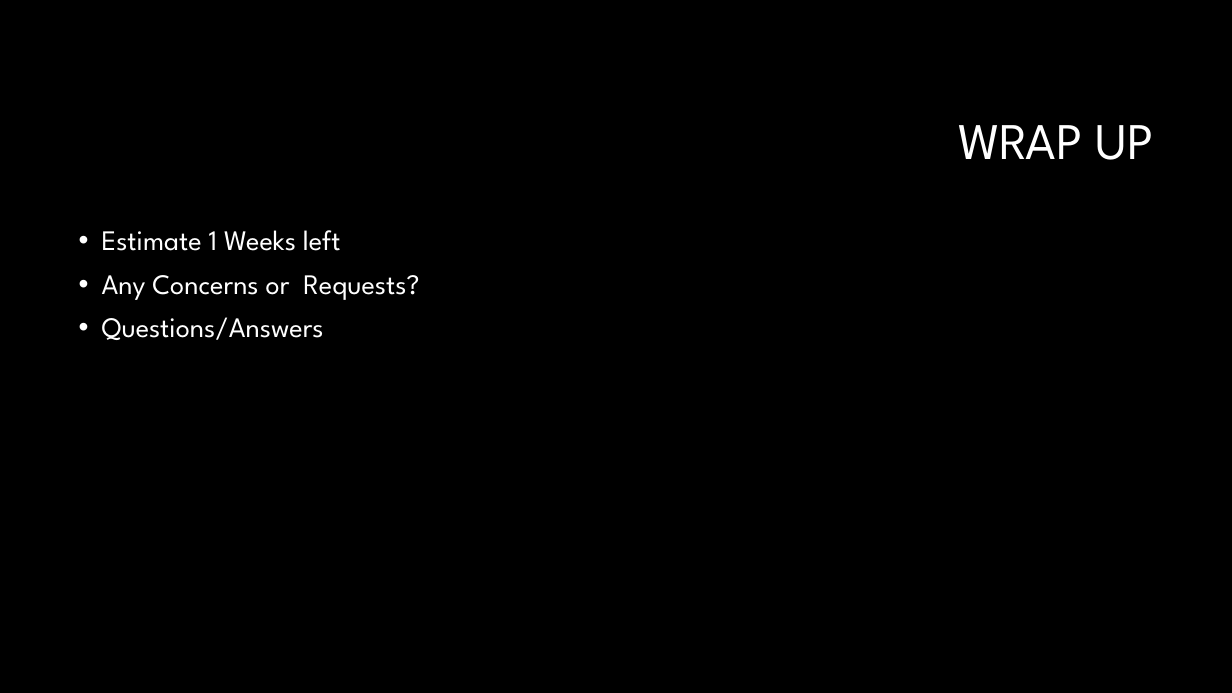
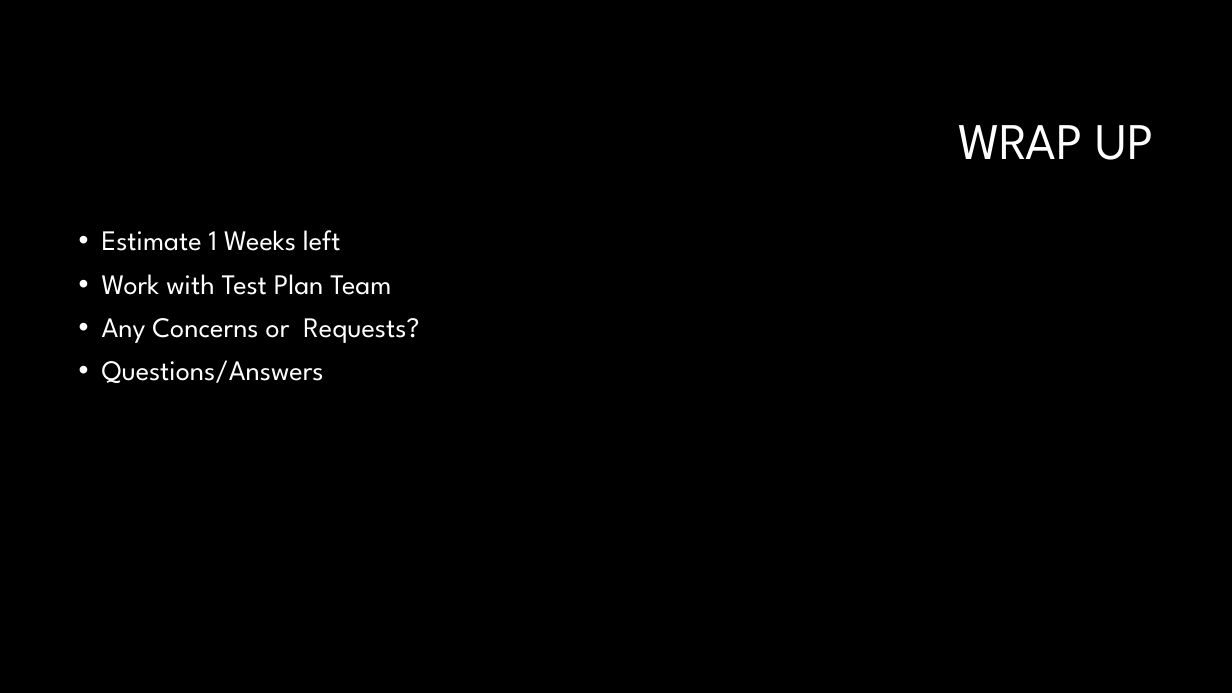
Before and after one commit to joefavero/WaukeshaBBScheduler, a slide deck: slide 11 of docs/Waukesha Week 13.pptx. Drawn at 1232x693 pixels with LibreOffice and Linux fonts; fonts in the diff are those of the drawing; background and template pictures are left out. Boxes give left, top, right and bottom in pixels: in the first picture for what was removed or moved away, otherwise in the second. Text is boxed around its words. In the diff, an @@ line names an element or a change of style, - is before the commit and + after.

```diff
--- a/docs/Waukesha Week 13.pptx
+++ b/docs/Waukesha Week 13.pptx
@@ text at box(102, 274, 391, 295): paragraph added @@
+• Work with Test Plan Team
```
Also in this commit, not shown: 4 other slides changed, 4 other files.
